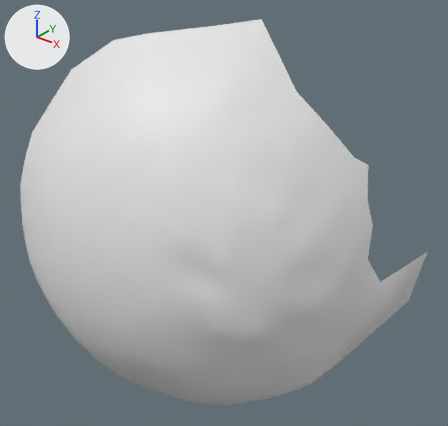
A saved change to the OBJ model res/final/onecam_fullvolume/06/cleanedup/FullVolium.000270.obj.
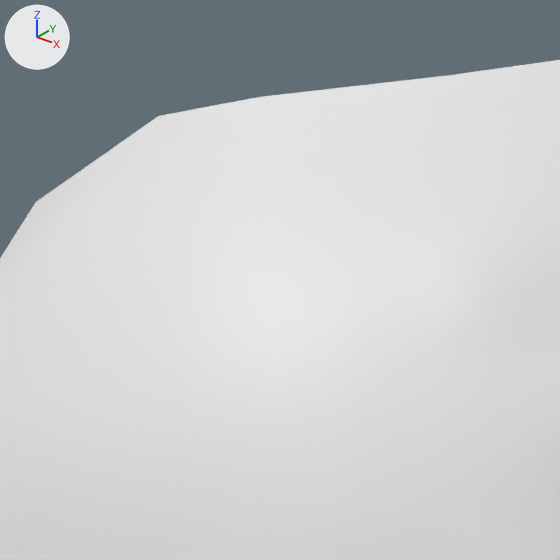
Old and new are each drawn whole from a 50 mm camera at (-339.8, -303.9, 293.2) aimed at (-467.8, -143.8, 194.0) and again close up on the part from 13% to 56% of the width and 0% to 45% of the height. Arrows for +X, +Y and +Z are at upper left; the lights stay in place. Where no turn or scale is listed for an object, it has been applied to the vertices.

Objects in the first close-up: 'FullVolium.000270'.
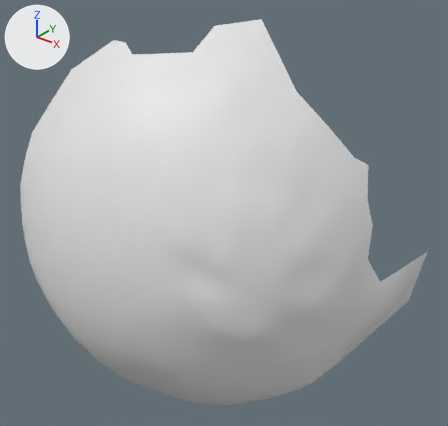
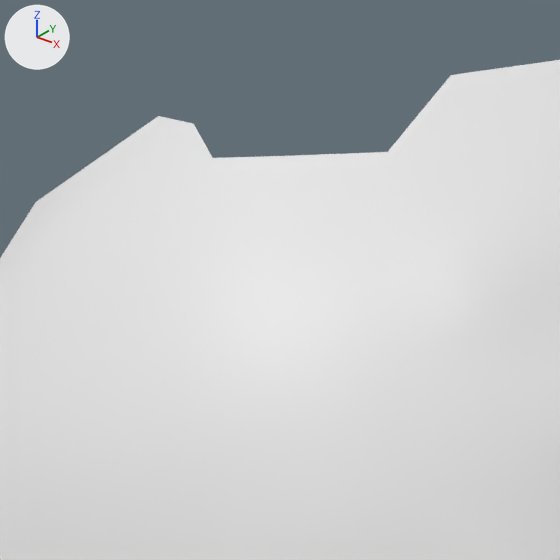
The edits, one by one:
me_fullvolium_000270 has 506 vertices, 978 faces and spans x -542.9..-403.5, y -203.6..-97.3, z 117.9..262.5.
me_fullvolium_000270 is used by ob_fullvolium_000270; location (0.0, 0.0, 0.0).
Verts and faces of me_fullvolium_000270; kept vertices keep their numbers, new ones are numbered from 506.
Before the commit, vertices of me_fullvolium_000270: 444 (-475.6, -166.5, 254.2) at pixel (285, 155), 445 (-466.1, -161.1, 255.0) at pixel (387, 151), 446 (-467.4, -149.1, 261.2) at pixel (450, 75), 447 (-484.3, -161.2, 258.7) at pixel (260, 96), 448 (-484.4, -168.7, 253.3) at pixel (212, 157).
Before the commit, vertices of me_fullvolium_000270: 449 (-491.9, -164.3, 255.4) at pixel (193, 123), 488 (-501.4, -161.0, 254.7) at pixel (158, 115).
Part 1, on me_fullvolium_000270:
Vertices deleted: 447 (with the faces that use them).

Boxes (x1, y1, x2, y2) around the edits, measured in the close-ups (560 x 560 px):
part 1 of me_fullvolium_000270, deleted
    before: (161, 75, 451, 158)
